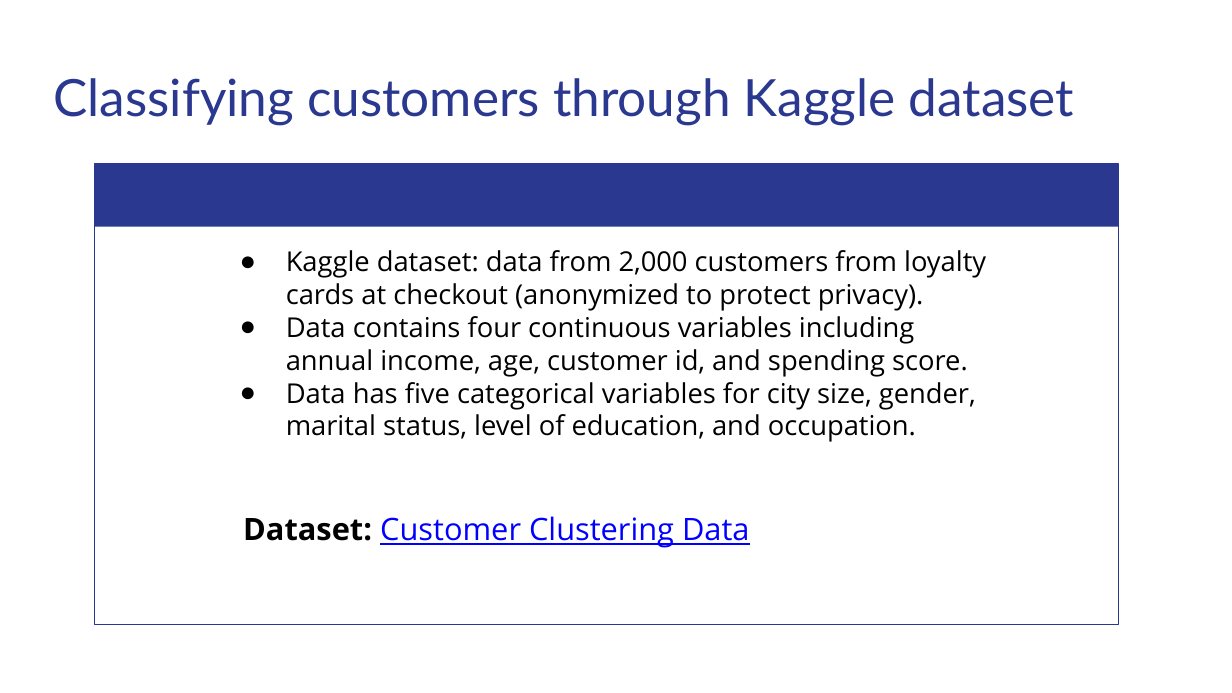
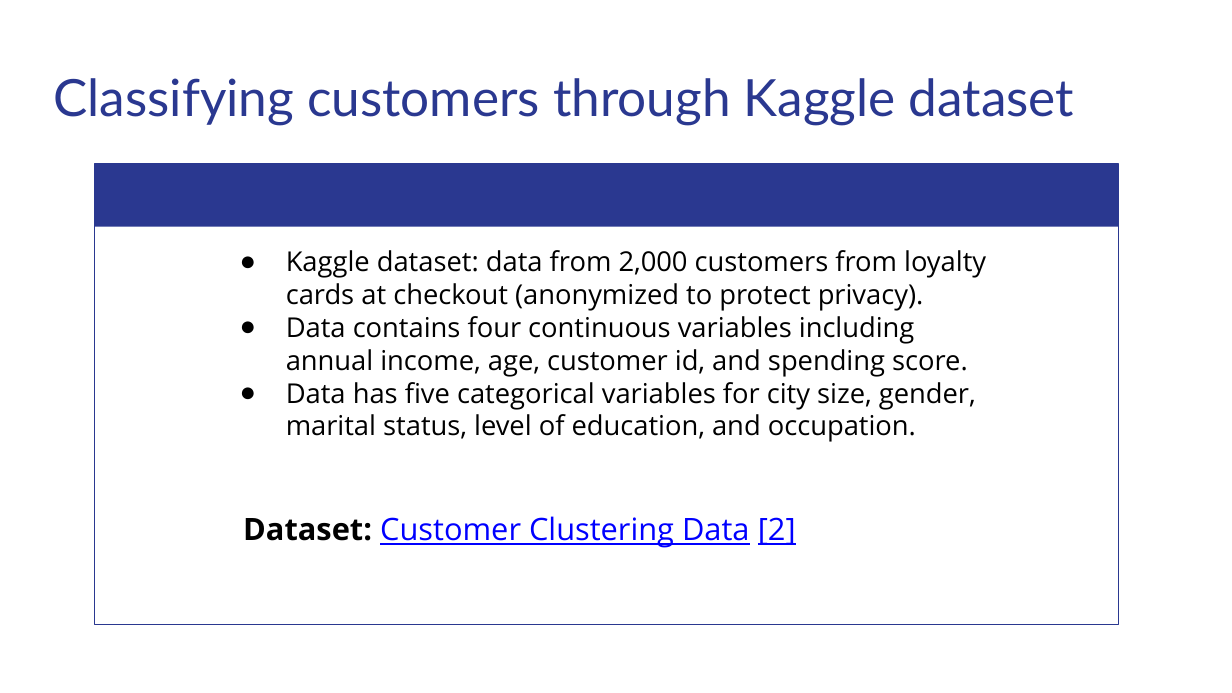
Before and after one commit to matthewshawnkehoe/Data-Science-Projects, a slide deck: slide 3 of Capstone Projects/Capstone_Three_Unsupervised_ML/Classifying_Mall_Customers.pptx. Drawn at 1232x693 pixels with LibreOffice and Linux fonts; fonts in the diff are those of the drawing. Boxes give left, top, right and bottom in pixels: in the first picture for what was removed or moved away, otherwise in the second. Text is boxed around its words. In the diff, an @@ line names an element or a change of style, - is before the commit and + after.

Commit message:
Updated mall customer analysis

```diff
--- a/Capstone Projects/Capstone_Three_Unsupervised_ML/Classifying_Mall_Customers.pptx
+++ b/Capstone Projects/Capstone_Three_Unsupervised_ML/Classifying_Mall_Customers.pptx
@@ text at (x1=243, y1=516, x2=796, y2=548): text changed @@
-Dataset: Customer Clustering Data
+Dataset: Customer Clustering Data [2]
```
Also in this commit, not shown: 8 other slides changed, 2 slides added.
